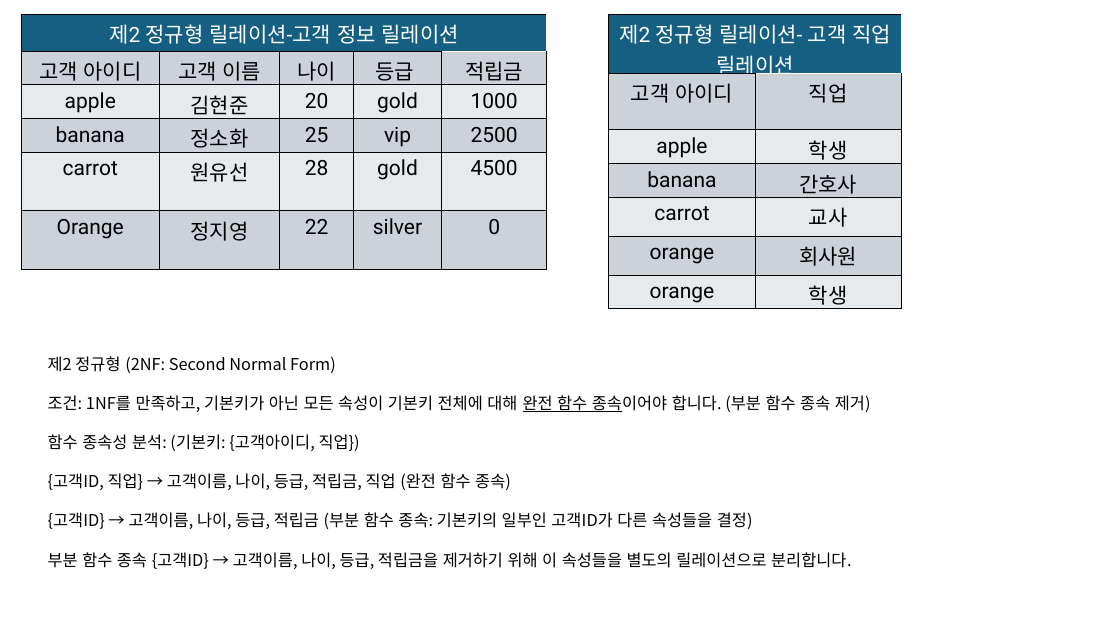
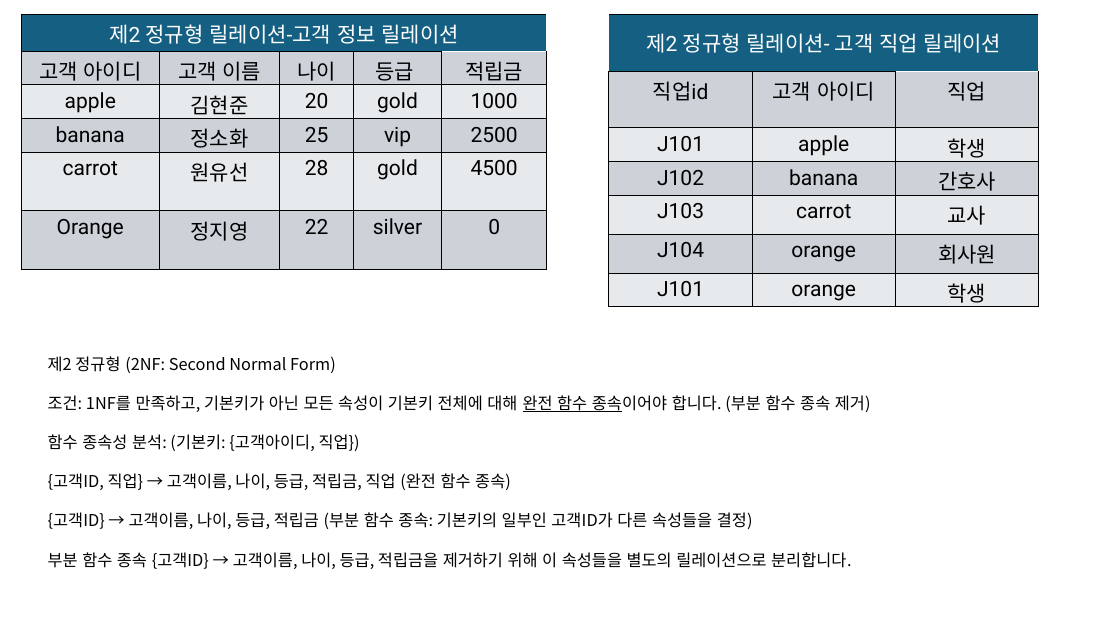
Before and after one commit to Goldstargreat/DB_2025-2, a slide deck: slide 3 of 1124.pptx. Drawn at 1120x630 pixels with LibreOffice and Linux fonts; fonts in the diff are those of the drawing. Boxes give left, top, right and bottom in pixels: in the first picture for what was removed or moved away, otherwise in the second. Text is boxed around its words. In the diff, an @@ line names an element or a change of style, - is before the commit and + after.

Commit message:
정규화 실습

```diff
--- a/1124.pptx
+++ b/1124.pptx
@@ table at box(609, 14, 1038, 307) @@
-column 1: 제2 정규형 릴레이션- 고객 직업 릴레이션 | 고객 아이디 | apple | banana | carrot | orange | orange
+column 1: 제2 정규형 릴레이션- 고객 직업 릴레이션 | 직업id | J101 | J102 | J103 | J104 | J101
+column 2:  | 고객 아이디 | apple | banana | carrot | orange | orange
@@ table: place and size @@
-table at box(609, 14, 902, 309)
+table at box(609, 14, 1038, 307)
```
Also in this commit, not shown: 1 other slide changed.
